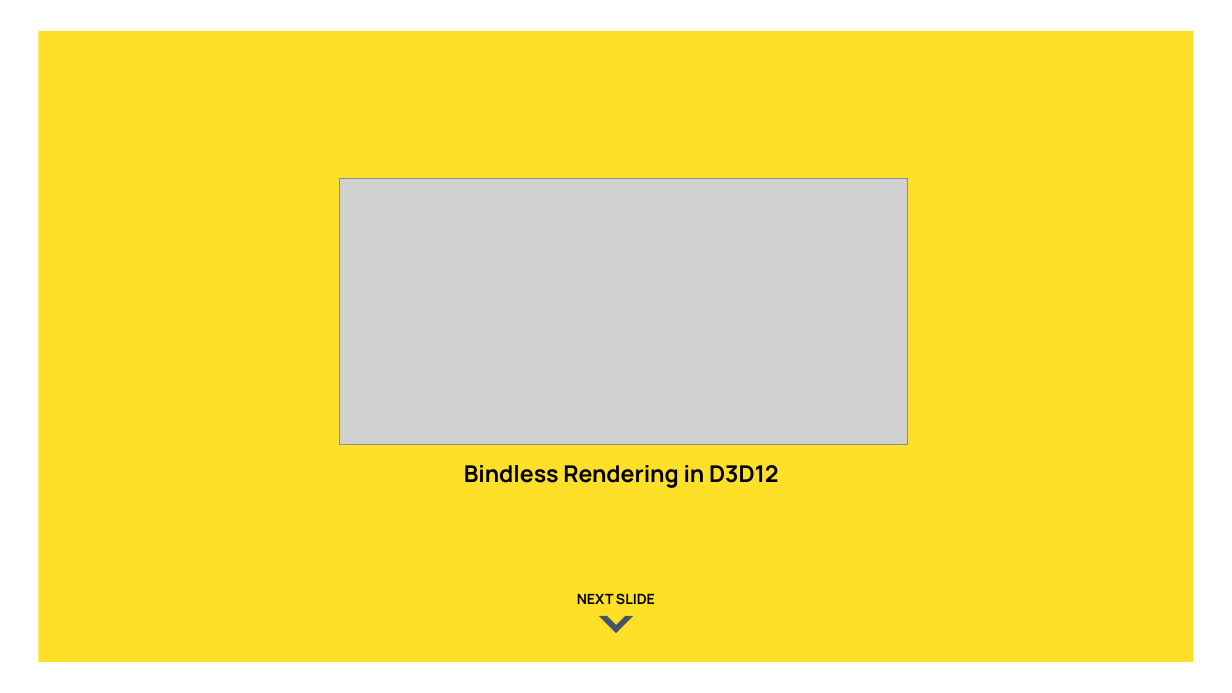
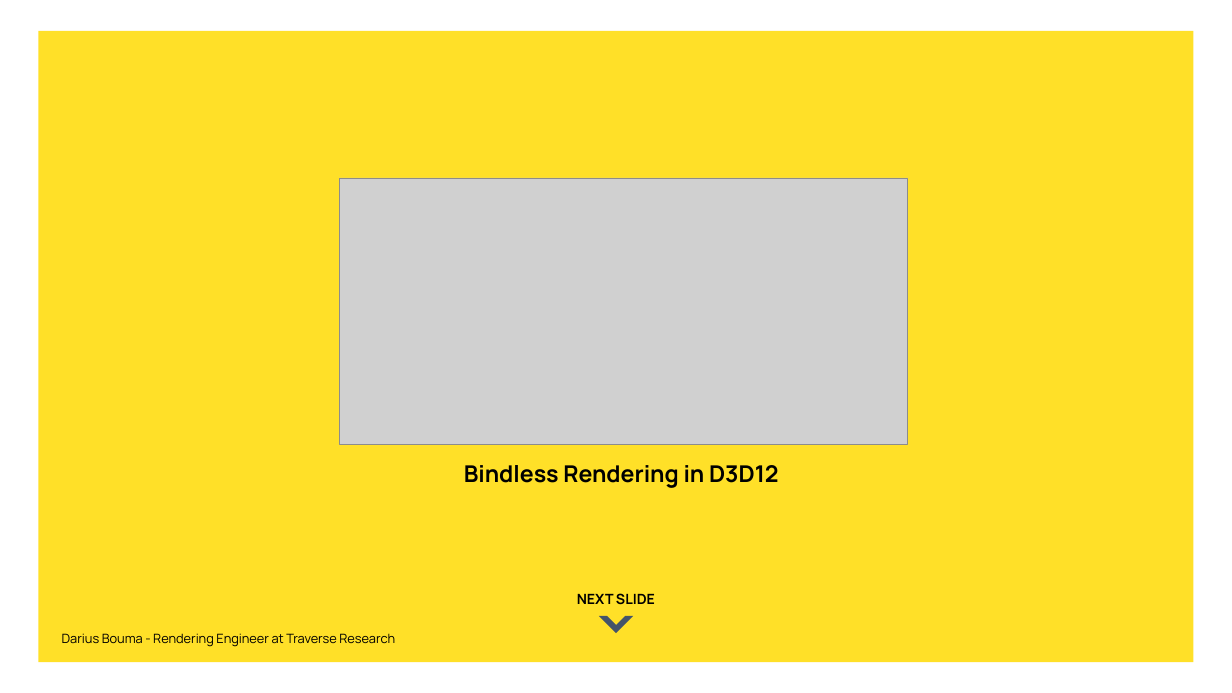
Before and after one commit to Traverse-Research/tech-talks, a slide deck: slide 1 of Presentations/Dx12Bindless/Bindless rendering Traverse Research.pptx. Drawn at 1232x693 pixels with LibreOffice and Linux fonts; fonts in the diff are those of the drawing; grey boxes stand for pictures; background and template pictures are left out. Boxes give left, top, right and bottom in pixels: in the first picture for what was removed or moved away, otherwise in the second. Text is boxed around its words. In the diff, an @@ line names an element or a change of style, - is before the commit and + after.

```diff
--- a/Presentations/Dx12Bindless/Bindless rendering Traverse Research.pptx
+++ b/Presentations/Dx12Bindless/Bindless rendering Traverse Research.pptx
@@ text added at bbox=[62, 633, 395, 647], 10 pt, text #000000 @@
+Darius Bouma - Rendering Engineer at Traverse Research
```
Also in this commit, not shown: 1 other file.
